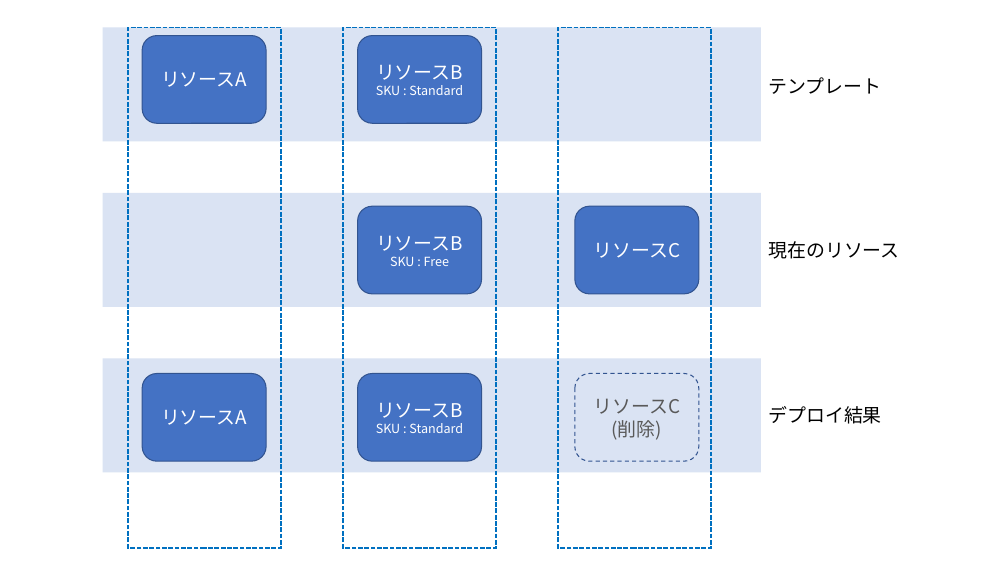
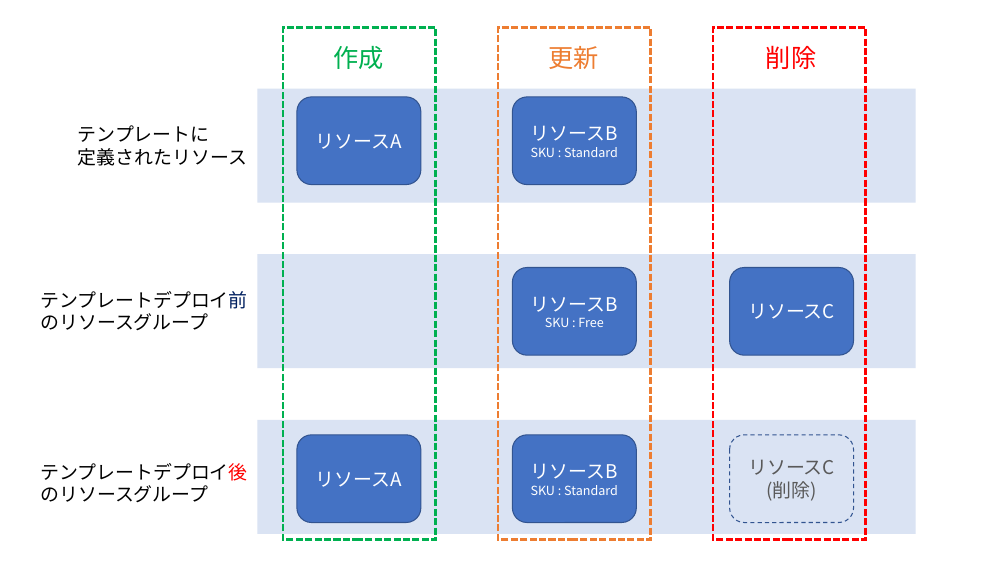
Before and after one commit to 07JP27/zenn-content, a slide deck: slide 2 of images/azure-deploy-mode/mode.pptx. Drawn at 1008x567 pixels with LibreOffice and Linux fonts; fonts in the diff are those of the drawing. Boxes give left, top, right and bottom in pixels: in the first picture for what was removed or moved away, otherwise in the second. Text is boxed around its words. In the diff, an @@ line names an element or a change of style, - is before the commit and + after.

```diff
--- a/images/azure-deploy-mode/mode.pptx
+++ b/images/azure-deploy-mode/mode.pptx
@@ rectangle removed at (129,27,281,547) @@
@@ rectangle: place and size @@
-rectangle at (343,27,496,547)
+rectangle at (283,27,436,540)
@@ rectangle at (283,27,436,540): outline #0070C0 1.5 pt dashed to #00B050 2.25 pt dashed @@
@@ rectangle: place and size @@
-rectangle at (558,27,711,547)
+rectangle at (498,27,651,540)
@@ rectangle at (498,27,651,540): outline #0070C0 1.5 pt dashed to #ED7D31 2.25 pt dashed @@
@@ rectangle added at (713,27,866,540), outline #FF0000 2.25 pt dashed @@
@@ text added at (333,46,383,69), 24 pt, text #00B050 @@
+作成
@@ text added at (549,46,599,69), 24 pt, text #ED7D31 @@
+更新
@@ text added at (766,45,816,69), 24 pt, text #FF0000 @@
+削除
@@ text removed at (768,77,881,94) @@
-テンプレート
@@ text added at (78,125,247,166), 18 pt, text #000000 @@
+テンプレートに
+定義されたリソース
@@ 7 rounded rectangles, 3 rectangles: place and size @@
-7 rounded rectangles, 3 rectangles at (103,27,761,473)
+7 rounded rectangles, 3 rectangles at (258,88,917,534)
@@ text removed at (768,241,899,259) @@
-現在のリソース
@@ text added at (40,291,247,331), 18 pt, text #000000 @@
+テンプレートデプロイ前
+のリソースグループ
@@ text removed at (768,406,881,424) @@
-デプロイ結果
@@ text added at (40,463,247,503), 18 pt, text #000000 @@
+テンプレートデプロイ後
+のリソースグループ
```
Also in this commit, not shown: 1 other slide changed, 7 other files.
